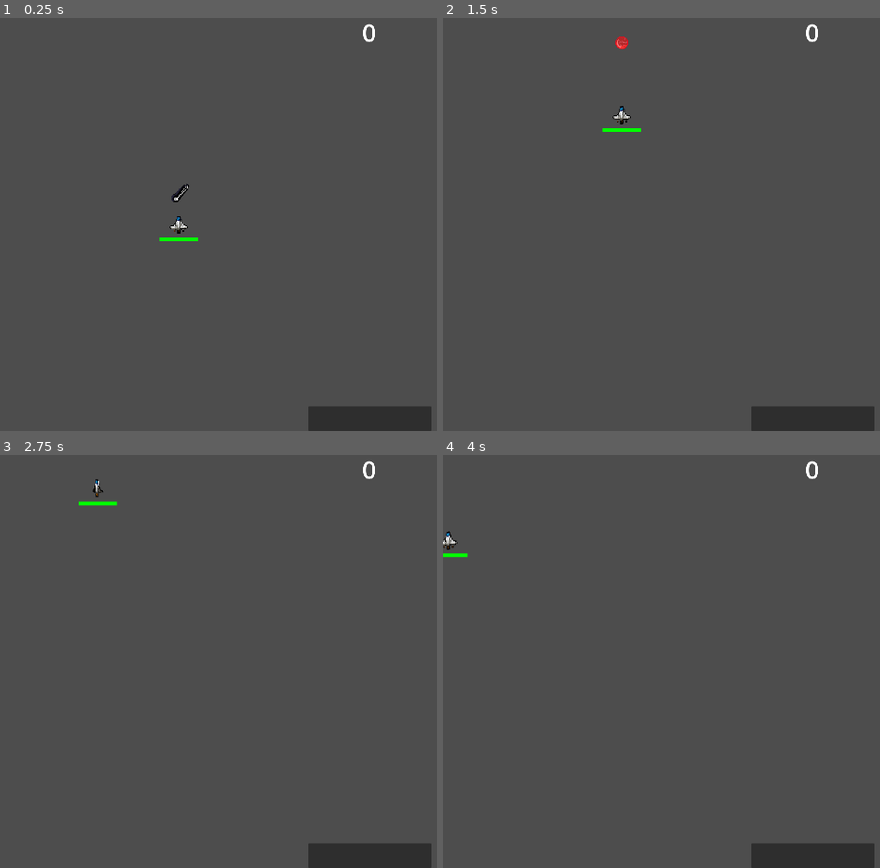
Above: before the commit, frames 1-4 (two rows, left to right).
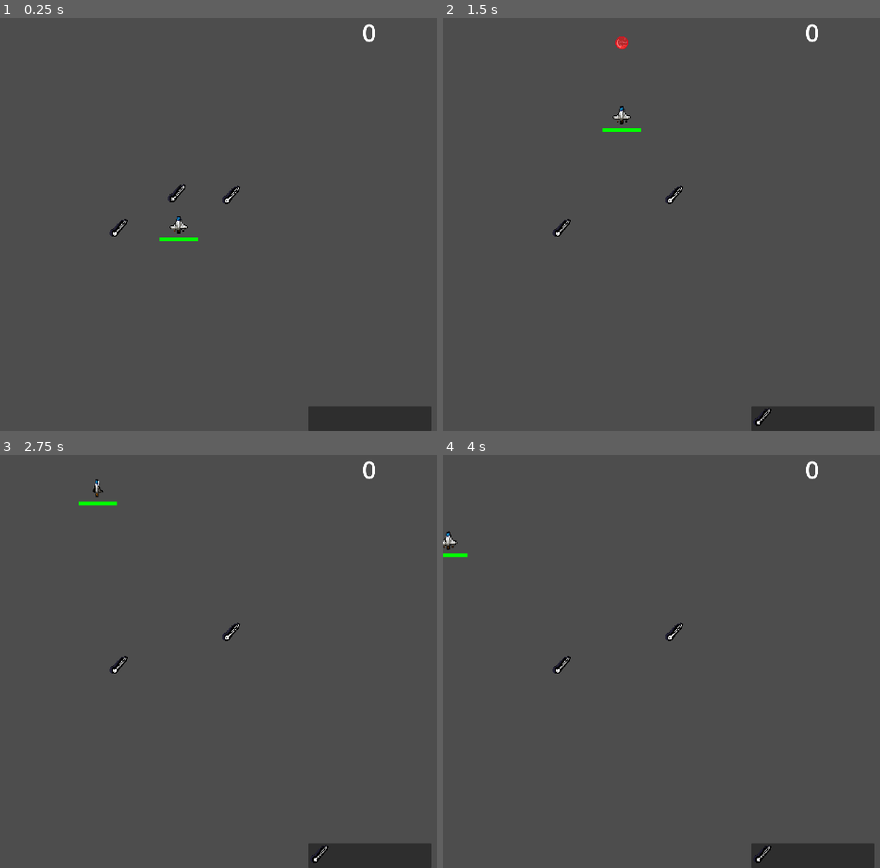
Above: after the commit, the same moments.

Repository: Tigatok/skunkworks-game
Game: Godot game, scene res://Main.tscn
Same seed, same stepped clock (60 frames per second), same inputs: the game is played once before the commit and once after it.
Inputs:
- Up to frame 1 (0.25 s): no input
- Up to frame 2 (1.5 s): tap Enter at 0.5 s; hold Up (move_up) from 0.53 s (still down); tap Space (space) at 0.6, 1.35 s
- Up to frame 3 (2.75 s): release Up (move_up) at 2.03 s; hold Left (move_left) from 2.03 s (still down); tap Space (space) at 2.1 s
- Up to frame 4 (4 s): tap Space (space) at 2.85, 3.6 s; release Left (move_left) at 3.53 s; hold Down (move_down) from 3.53 s (still down)

The runs differ from the first frame. In frame 1, 0.3% of the frame differs, in the area x 25-55%, y 40-53%; in frame 2, 0.2%; in frame 3, 0.2%; in frame 4, 0.2%.

Commit message:
Adds multiple weapons, all firing.

Diff:
--- a/HUD/HUD.gd
+++ b/HUD/HUD.gd
@@ -4,15 +4,10 @@
 signal item_added
 
 func _on_player_coin_picked():
-	print("Coin picked.")
 	score += 5
 	var format_string = "%s"
 	var actual_string = format_string % score
 	$Score.text = actual_string
 
-#func _on_weapon_pickup_weapon_picked_up(weapon):
-#	item_added.emit(weapon)
-
-
-func _on_weapon_picked_up(weapon):
+func _on_player_item_picked_up(weapon):
 	item_added.emit(weapon)
--- a/HUD/Inventory/Inventory Bar.gd
+++ b/HUD/Inventory/Inventory Bar.gd
@@ -3,12 +3,13 @@
 var itemsInInventory = []
 
 func _on_hud_item_added(item):
-	addItemToArray(item)
+	addItemToInventoryArray(item)
 	addItemToInventoryBar(item)
 
-func addItemToArray(item):
+func addItemToInventoryArray(item):
 	itemsInInventory.append(item)
 
+# Creates an inventory item, and sets the icon.
 func addItemToInventoryBar(item):
 	var inventoryItem = preload("res://HUD/Inventory/InventoryItem/InventoryItem.tscn")
 	inventoryItem = inventoryItem.instantiate()
@@ -18,6 +19,5 @@
 	if (index == 1):
 		inventoryItem.offset.x += 32
 	else:
-		inventoryItem.offset.x += (index * 64)
-	print(inventoryItem.offset.x)
+		inventoryItem.offset.x += (index * 64) - 32
 	inventoryItem.offset.y += 32
--- a/Main.tscn
+++ b/Main.tscn
@@ -6,12 +6,19 @@
 
 [node name="Main" type="Node"]
 
-[node name="Player" parent="." instance=ExtResource("2_043f6")]
+[node name="Player" parent="." groups=["weapons"] instance=ExtResource("2_043f6")]
 position = Vector2(464, 544)
 
 [node name="HUD" parent="." instance=ExtResource("4_lopj0")]
 
+[node name="WeaponPickup2" parent="." instance=ExtResource("4_70frw")]
+position = Vector2(600, 466)
+
 [node name="WeaponPickup" parent="." instance=ExtResource("4_70frw")]
-position = Vector2(468, 462)
+position = Vector2(459, 462)
+
+[node name="WeaponPickup3" parent="." instance=ExtResource("4_70frw")]
+position = Vector2(308, 552)
 
 [connection signal="coin_picked" from="Player" to="HUD" method="_on_player_coin_picked"]
+[connection signal="item_picked_up" from="Player" to="HUD" method="_on_player_item_picked_up"]
--- a/Player/Player.gd
+++ b/Player/Player.gd
@@ -1,9 +1,9 @@
 extends CharacterBody2D
 
 signal coin_picked
+signal item_picked_up
 
 @export var speed = 300
-@export var weapons = []
 @export var playerHealth = 50
 @onready var maxSize = playerHealth
 
@@ -19,7 +19,9 @@
 		return
 	# Check for active weapon, or fire all of them.
 	var activeWeapon = $Weapon
-	activeWeapon.fireWeapon()
+	var playerWeapons = get_tree().get_nodes_in_group('player_weapons')
+	for node in playerWeapons:
+		node.fireWeapon()
 
 func handle_animation_change(input_dir:Vector2):
 	if (input_dir.x > 0):
@@ -54,3 +56,8 @@
 func collectCoin():
 	print("collected coin")
 	coin_picked.emit()
+
+func collectWeapon(weapon):
+	print("Collected weapon", weapon)
+	weapon.add_to_group('player_weapons')
+	item_picked_up.emit(weapon)
--- a/Weapon/weapon_pickup.gd
+++ b/Weapon/weapon_pickup.gd
@@ -2,8 +2,6 @@
 
 @export var weapon_name = "Cannon"
 @export var weapon_icon = preload('res://Weapon/weapon.png')
-
-signal weapon_picked_up
 
 func _ready():
 	print("New ", weapon_name)
@@ -14,6 +12,5 @@
 	weapon.weaponName = weapon_name
 	weapon.weaponIcon = weapon_icon
 	body.add_child(weapon)
-#	weapon.connect('weapon_picked_up', weapon_picked_up)
-	weapon_picked_up.emit(weapon)
+	body.collectWeapon(weapon)
 	queue_free()
